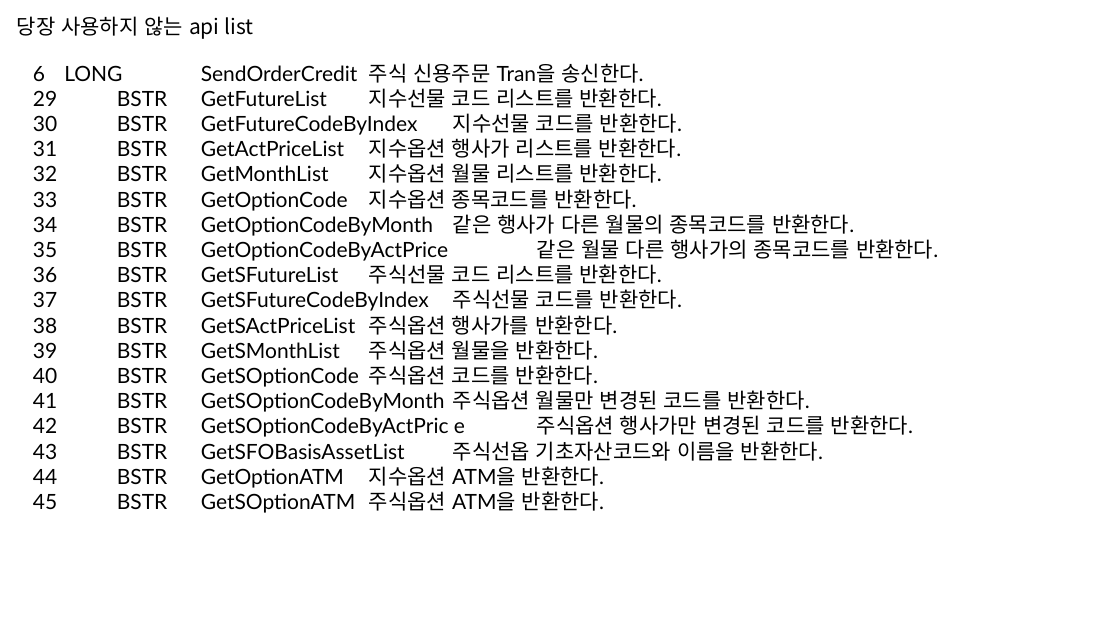
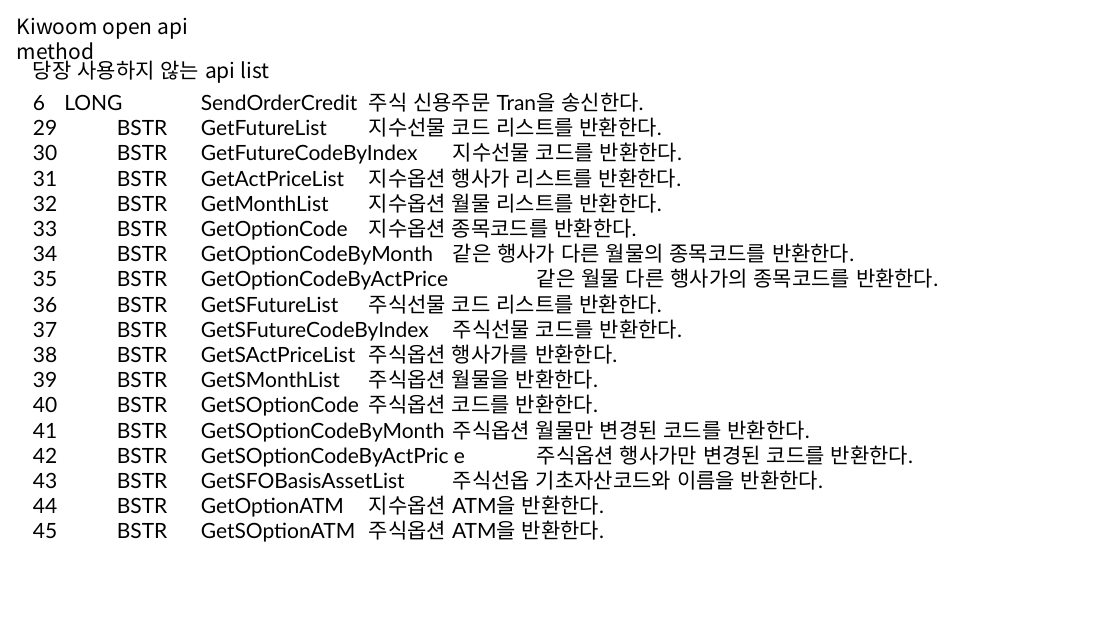
Before and after one commit to happineer/system_trading, a slide deck: slide 12 of doc/TopTrader.pptx (slide 11 before the commit). Drawn at 1120x630 pixels with LibreOffice and Linux fonts; fonts in the diff are those of the drawing. Boxes give left, top, right and bottom in pixels: in the first picture for what was removed or moved away, otherwise in the second. Text is boxed around its words. In the diff, an @@ line names an element or a change of style, - is before the commit and + after.

```diff
--- a/doc/TopTrader.pptx
+++ b/doc/TopTrader.pptx
@@ text added at (x1=17, y1=18, x2=188, y2=64), 18 pt, text #000000 @@
+Kiwoom open api method
@@ text "당장 사용하지 않는 api list" moved from (x1=17, y1=16, x2=253, y2=39) to (x1=33, y1=57, x2=269, y2=83) @@
@@ text "LONG SendOrderCredit 주식 신용주문 Tran을 ..." moved from (x1=64, y1=63, x2=938, y2=513) to (x1=64, y1=92, x2=938, y2=542) @@
```
Also in this commit, not shown: 5 other slides changed, 10 slides added.
